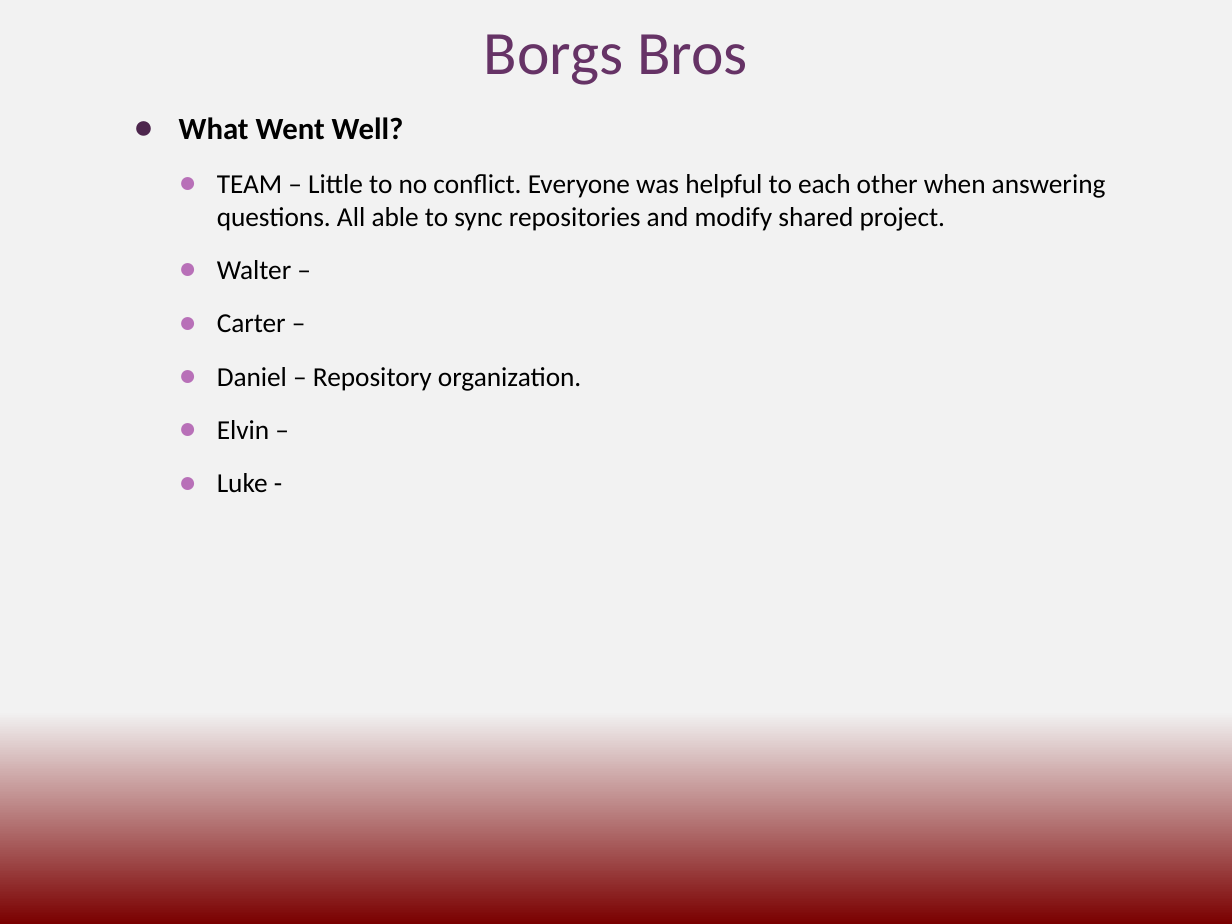
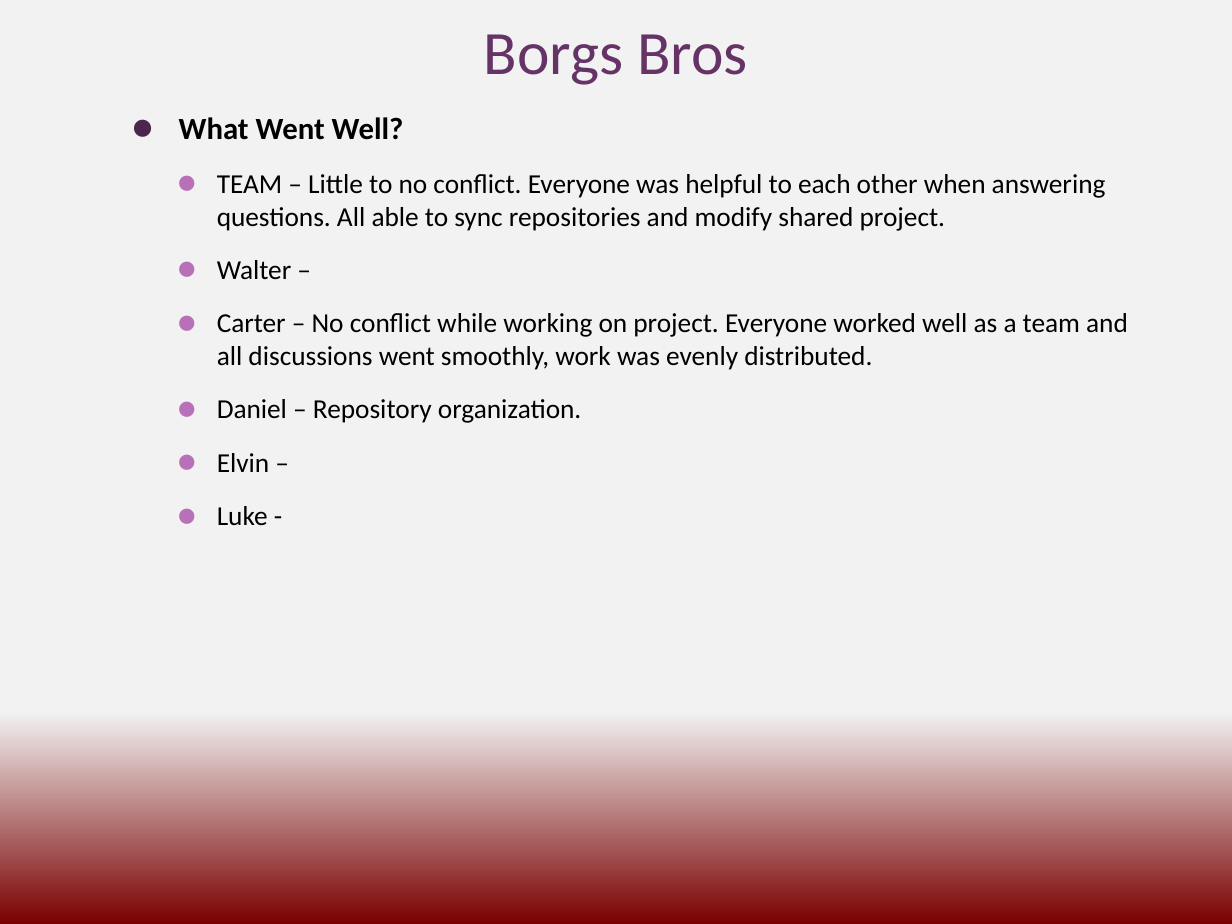
Before and after one commit to waltergarciaguirre/JepTesting, a slide deck: slide 1 of docs/Borgs_Retrospective.pptx. Drawn at 1232x924 pixels with LibreOffice and Linux fonts; fonts in the diff are those of the drawing. Boxes give left, top, right and bottom in pixels: in the first picture for what was removed or moved away, otherwise in the second. Text is boxed around its words. In the diff, an @@ line names an element or a change of style, - is before the commit and + after.

```diff
--- a/docs/Borgs_Retrospective.pptx
+++ b/docs/Borgs_Retrospective.pptx
@@ text at bbox=[179, 117, 1106, 525]: bullet ● to ⚫; less space between paragraphs @@
@@ text at bbox=[217, 313, 1128, 370]: text changed @@
-    ● Carter –
+    ⚫ Carter – No conflict while working on project. Everyone worked well as a team and all discussions went smoothly, work was evenly distributed.
```
Also in this commit, not shown: 2 other slides changed.
